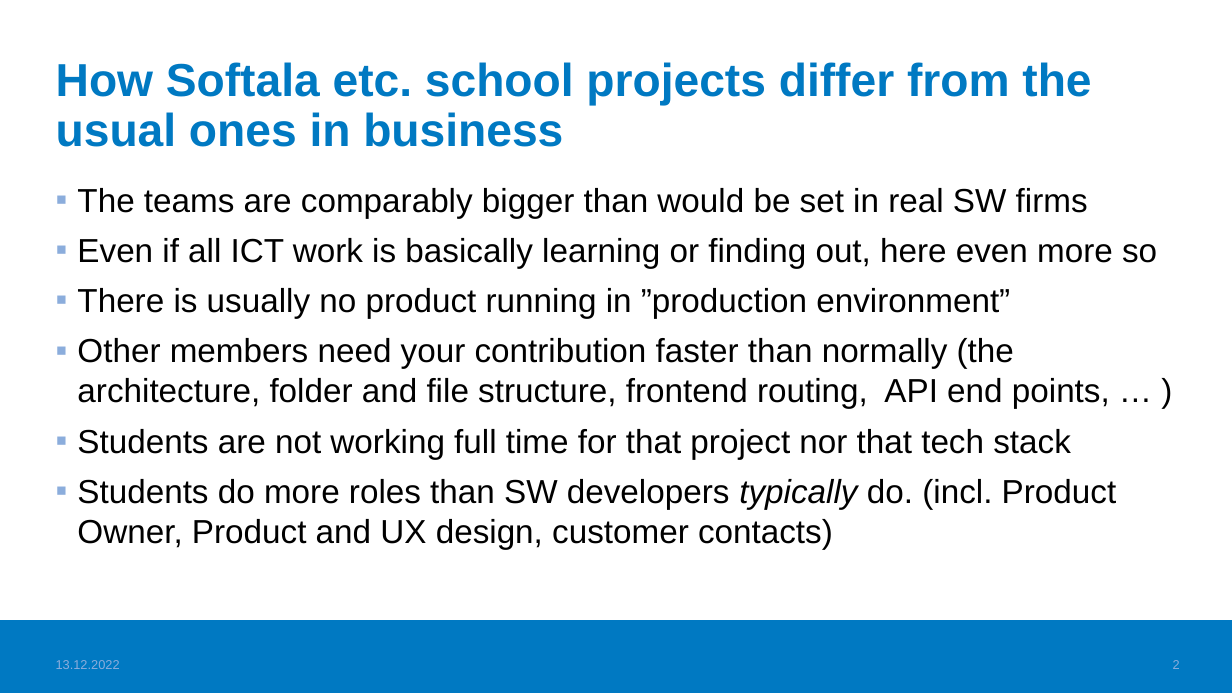
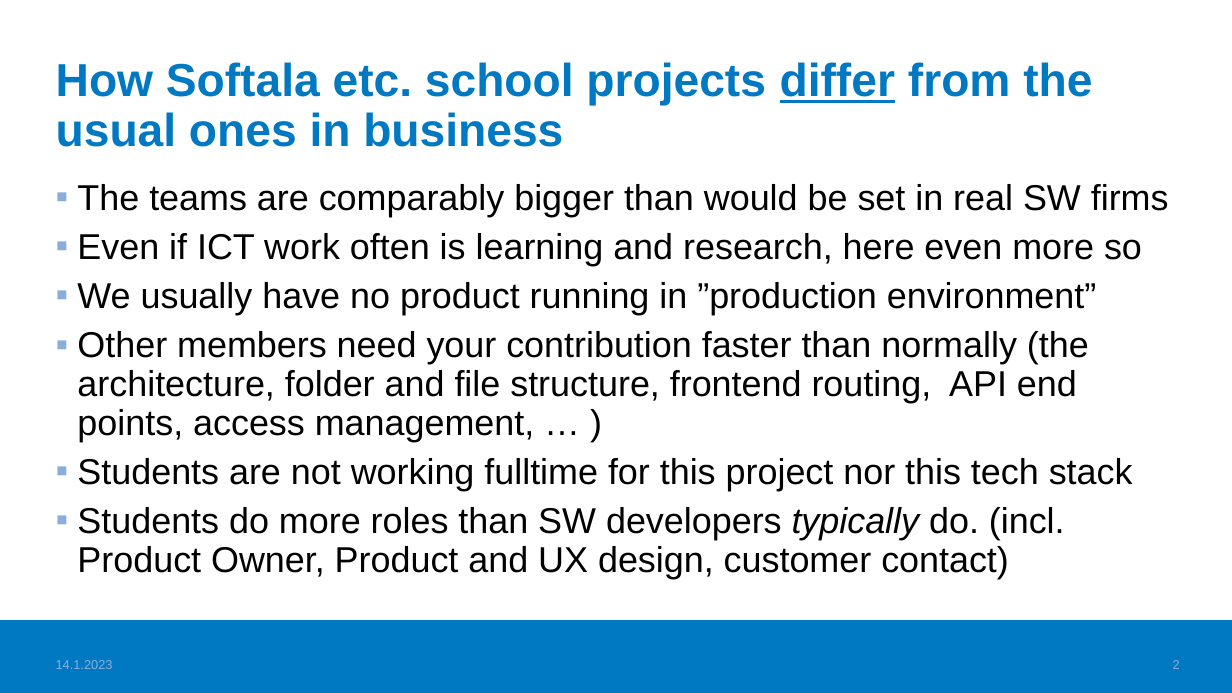
Before and after one commit to haagahelia/ohke-teknologiat, a slide deck: slide 2 of 06_ohjelmistoarkkitehtuurit_ja_patternit/SoftwareProjects_LessonsLearned.pptx. Drawn at 1232x693 pixels with LibreOffice and Linux fonts; fonts in the diff are those of the drawing; background and template pictures are left out. Boxes give left, top, right and bottom in pixels: in the first picture for what was removed or moved away, otherwise in the second. Text is boxed around its words. In the diff, an @@ line names an element or a change of style, - is before the commit and + after.

Commit message:
Project lessons learned edited for explanations etc.

```diff
--- a/06_ohjelmistoarkkitehtuurit_ja_patternit/SoftwareProjects_LessonsLearned.pptx
+++ b/06_ohjelmistoarkkitehtuurit_ja_patternit/SoftwareProjects_LessonsLearned.pptx
@@ title "How Softala etc. school projects ..." at (56,62,1092,147): underline on in "differ" @@
@@ text at (77,184,1169,217): size 25.9 to 28 pt in "The teams are comparably bigger than would ..."; line spacing 1 to 0.9 @@
@@ text at (77,233,1142,579): text changed; size 25.9 to 28 pt @@
-▪ Even if all ICT work is basically learning or finding out, here even more so
-▪ There is usually no product running in ”production environment”
-▪ Other members need your contribution faster than normally (the architecture, folder and file structure, frontend routing, API end points, … )
-▪ Students are not working full time for that project nor that tech stack
-▪ Students do more roles than SW developers typically do. (incl. Product Owner, Product and UX design, customer contacts)
+▪ Even if ICT work often is learning and research, here even more so
+▪ We usually have no product running in ”production environment”
+▪ Other members need your contribution faster than normally (the architecture, folder and file structure, frontend routing, API end points, access management, … )
+▪ Students are not working fulltime for this project nor this tech stack
+▪ Students do more roles than SW developers typically do. (incl. Product Owner, Product and UX design, customer contact)
@@ text at (56,660,113,669): text changed @@
-13.12.2022
+14.1.2023
```
Also in this commit, not shown: 8 other slides changed, 1 other file.
